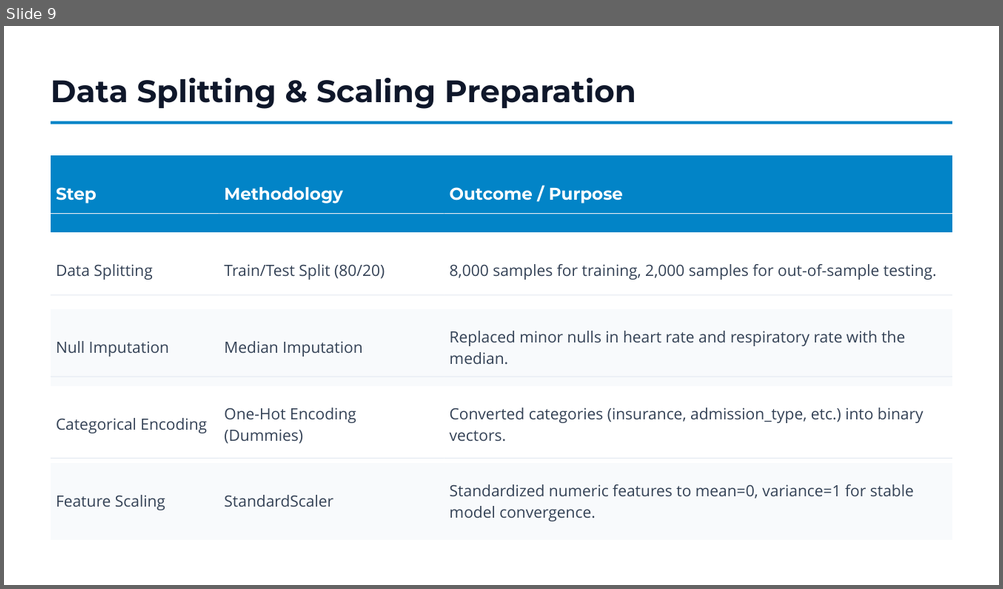
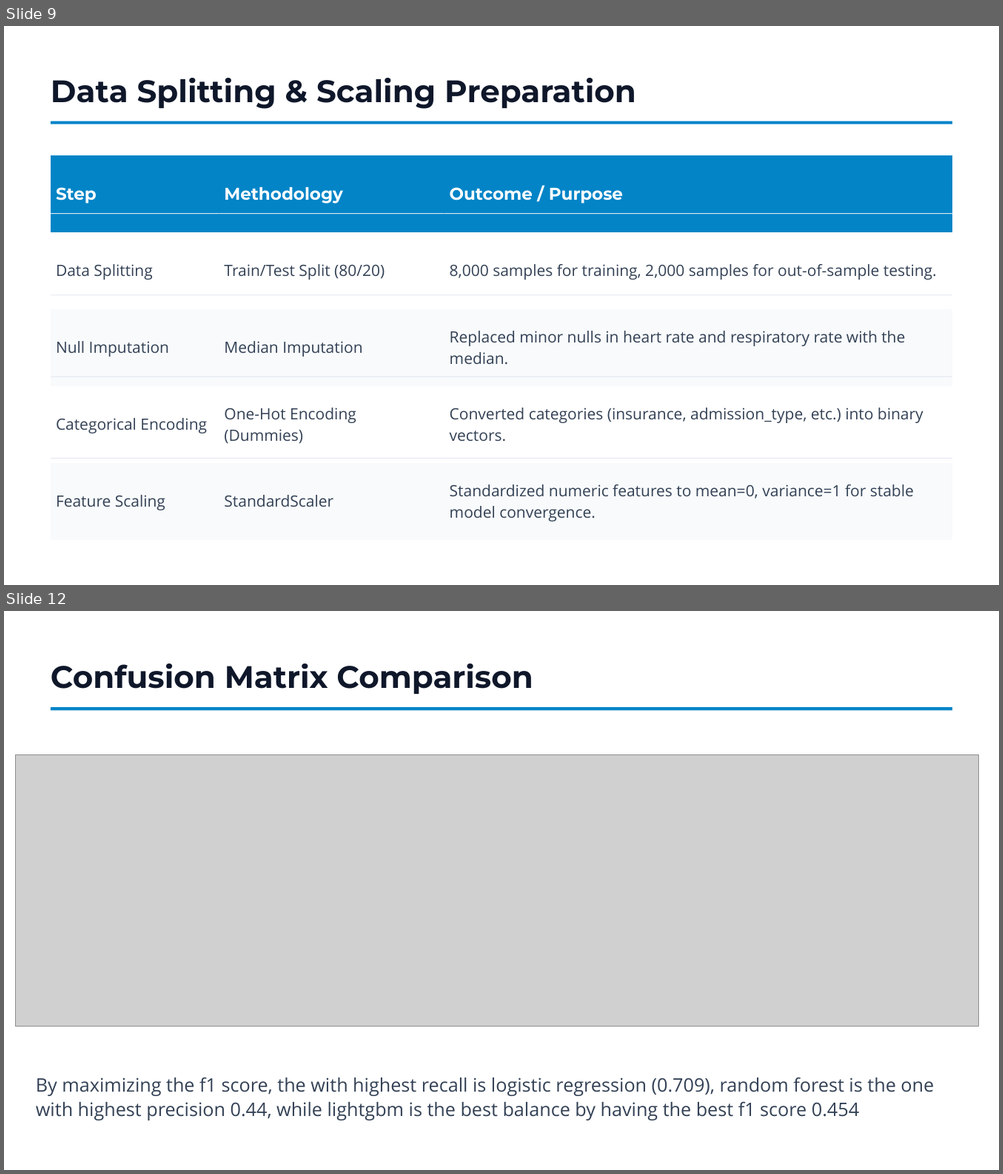
Before and after one commit to vizcayal/ai-on-healthcare, a slide deck: hw5/MIMIC-III ML Pipeline.pptx. Shown one above the other, each under a label of ours: slide 9 before the commit, slides 9 and 12 after it; the slides between them are not shown. The pictures are 1003x589 and 1003x1174 pixels, drawn with LibreOffice and Linux fonts; fonts in the diff are those of the drawing; grey boxes stand for pictures; background and template pictures are left out. Boxes give left, top, right and bottom in pixels: in the first picture for what was removed or moved away, otherwise in the second. Text is boxed around its words. In the diff, an @@ line names an element or a change of style, - is before the commit and + after.

```diff
--- a/hw5/MIMIC-III ML Pipeline.pptx
+++ b/hw5/MIMIC-III ML Pipeline.pptx
@@ slide 12 added at (4, 611, 999, 1170), background #FFFFFF @@
@@ text added at (51, 664, 532, 694), 30 pt, text #0F172A, bold @@
+Confusion Matrix Comparison
@@ rectangle added at (51, 707, 951, 710), fill #0284C7 @@
@@ picture added at (15, 755, 979, 1027) @@
@@ text added at (36, 1077, 933, 1121), 18 pt, text #334155 @@
+By maximizing the f1 score, the with highest recall is logistic regression (0.709), random forest is the one with highest precision 0.44, while lightgbm is the best balance by having the best f1 score 0.454
```
Also in this commit, not shown: 4 slides changed, 1 other slide added, 1 slide removed, 2 other files.
